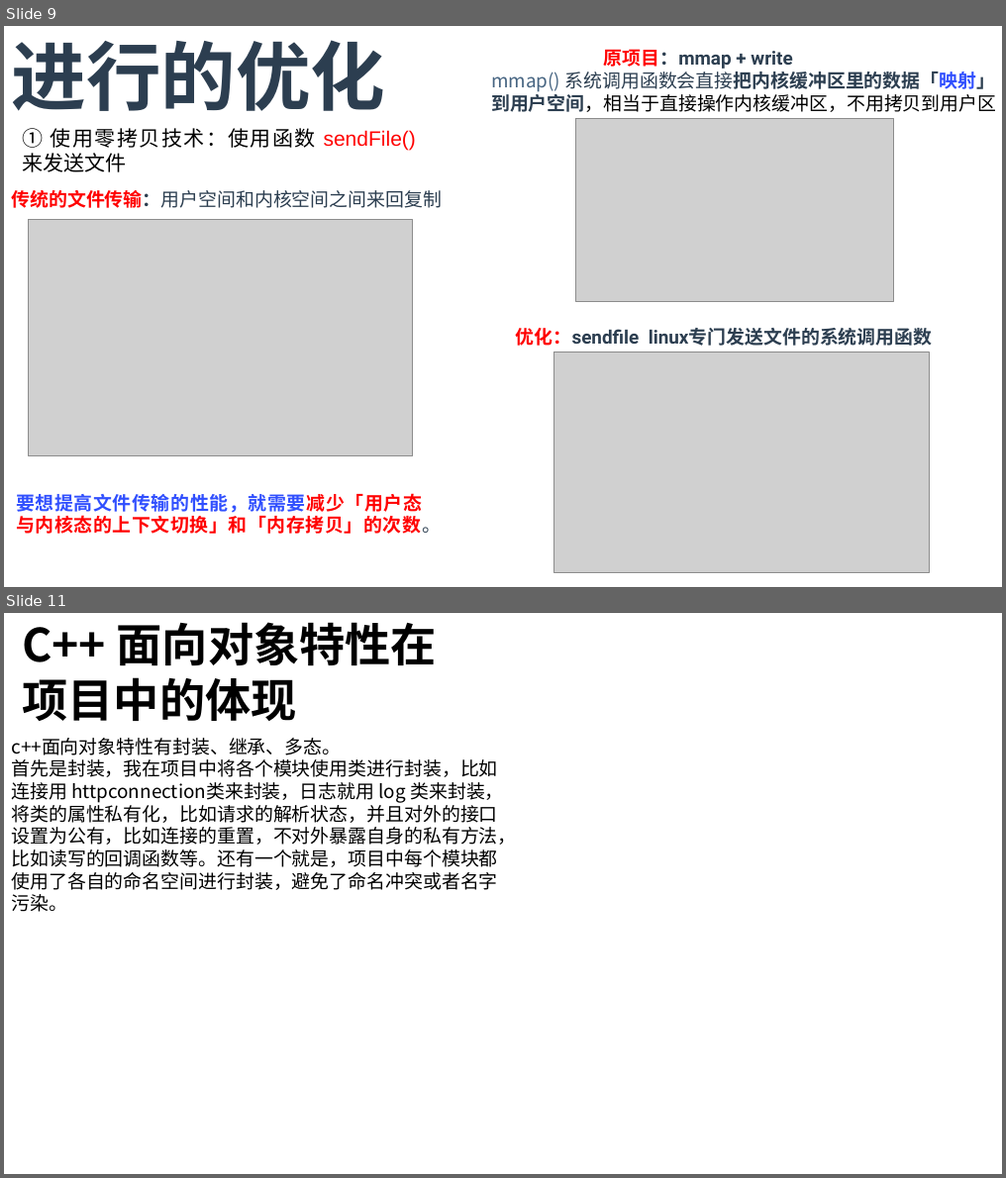
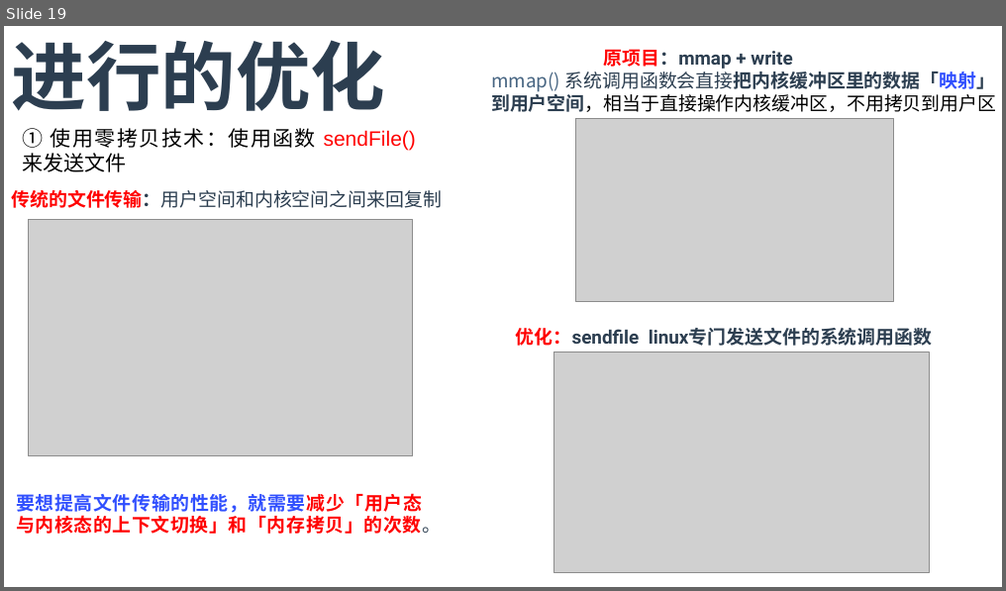
Before and after one commit to T0kisaki-Kurumi/LeetCode, a slide deck: 实习/面试.pptx. Shown one above the other, each under a label of ours: slides 9 and 11 before the commit, slide 19 after it; the slides between them are not shown. The pictures are 1006x1178 and 1006x591 pixels, drawn with LibreOffice and Linux fonts; fonts in the diff are those of the drawing; grey boxes stand for pictures. Boxes give left, top, right and bottom in pixels: in the first picture for what was removed or moved away, otherwise in the second. Text is boxed around its words. In the diff, an @@ line names an element or a change of style, - is before the commit and + after.

```diff
--- a/实习/面试.pptx
+++ b/实习/面试.pptx
@@ slide 11 removed at bbox=[4, 613, 1002, 1174], background #FFFFFF @@
@@ text removed at bbox=[22, 622, 437, 721] @@
-C++ ⾯向对象特性在项⽬中的体现
@@ text removed at bbox=[11, 738, 516, 912] @@
-c++⾯向对象特性有封装、继承、多态。
-⾸先是封装，我在项⽬中将各个模块使⽤类进⾏封装，⽐如连接⽤ httpconnection类来封装，⽇志就⽤ log 类来封装，将类的属性私有化，⽐如请求的解析状态，并且对外的接⼝设置为公有，⽐如连接的重置，不对外暴露⾃身的私有⽅法，⽐如读写的回调函数等。还有⼀个就是，项⽬中每个模块都使⽤了各⾃的命名空间进⾏封装，避免了命名冲突或者名字污染。
@@ what was slide 9 is now slide 19 @@
```
Also in this commit, not shown: 1 slide changed, 1 slide added, 7 other files.
